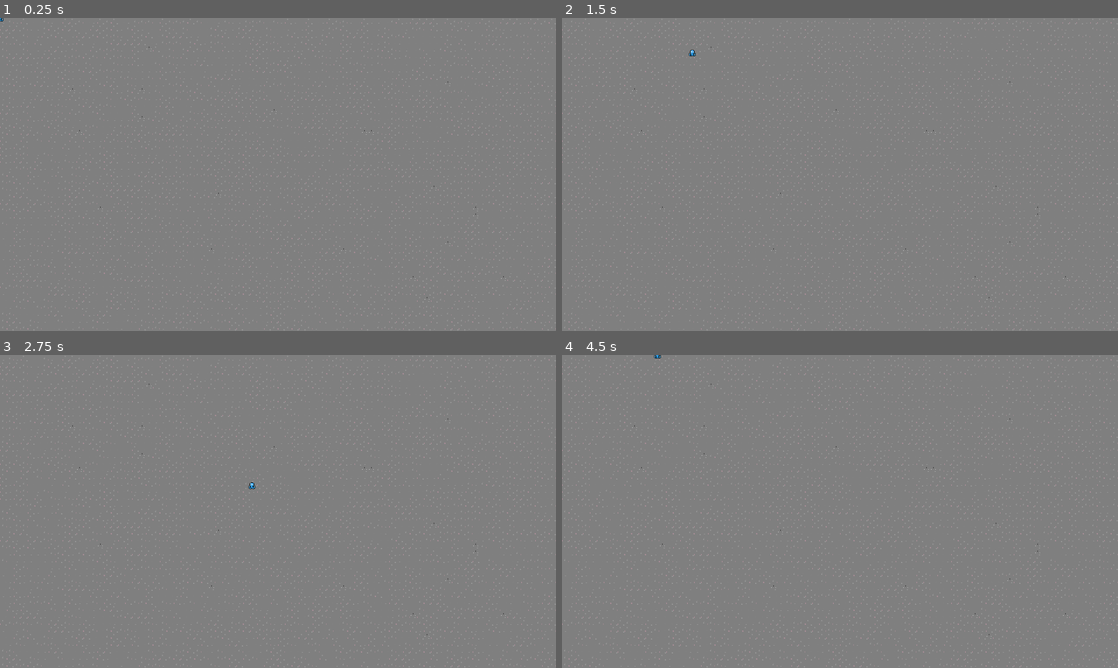
Above: before the commit, frames 1-4 (two rows, left to right).
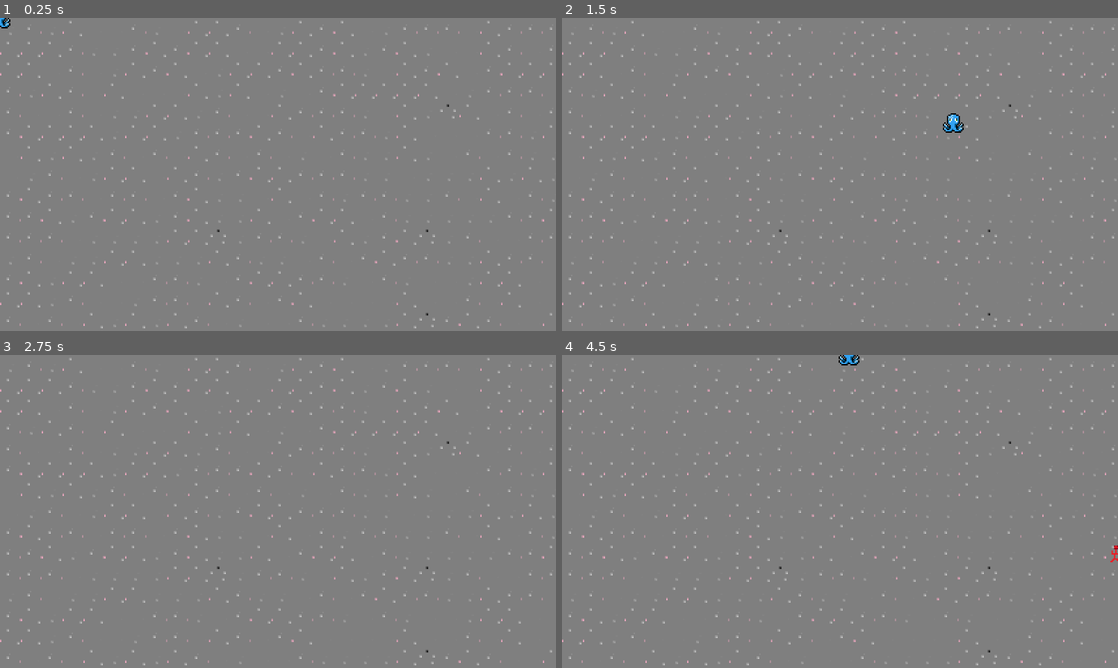
Above: after the commit, the same moments.

Repository: LD-Summoning/Game
Game: Godot game, scene res://scenes/main_scene.tscn
The game is run twice, just before and just after one commit, with the same random seed, the same clock (stepped at 60 frames per second) and the same inputs.
Inputs:
- Up to frame 1 (0.25 s): no input
- Up to frame 2 (1.5 s): tap Enter at 0.5 s; hold Right (right) 0.53-1.28 s; hold S (down) from 1.28 s (still down)
- Up to frame 3 (2.75 s): release S (down) at 2.03 s; hold Right (right) from 2.03 s (still down)
- Up to frame 4 (4.5 s): release Right (right) at 2.78 s; hold W (up) 2.78-3.53 s; hold Left (left) from 3.53 s (still down)

The runs differ from the first frame. In frame 1, 2.6% of the frame differs, in the area x 0-100%, y 0-100%; in frame 2, 2.7%; in frame 3, 2.5%; in frame 4, 2.7%.

Commit message:
viewport, casting

Diff:
--- a/enemy/fire_imp/fire_imp.gd
+++ b/enemy/fire_imp/fire_imp.gd
@@ -2,14 +2,25 @@
 
 
 @export var speed = 100
-var player_position
-var direction
 @onready var player = get_parent().get_node("Player")
+@onready var cast_timer = get_node("CastTimer")
+
+var can_cast = true
 
 # Called when the node enters the scene tree for the first time.
 func _physics_process(delta):
-	player_position = player.position
-	direction = (player_position - position).normalized()
+	var player_position = player.position
+	var direction_to_player = (player_position - position).normalized()
+	direction_to_player *= 100
+	var target_position = player_position - direction_to_player
+	var direction = (target_position - position).normalized()
+	if position.distance_squared_to(target_position) > 9:
+		move_and_collide(direction * speed * delta)
+	elif can_cast:
+		cast_timer.start()
+		# todo: cast
+		can_cast = false
 
-	if position.distance_squared_to(player_position) > 9:
-		move_and_collide(direction * speed)
+
+func _on_cast_timer_timeout():
+	can_cast = true
--- a/project.godot
+++ b/project.godot
@@ -19,6 +19,8 @@
 
 window/size/viewport_width=1280
 window/size/viewport_height=720
+window/size/resizable=false
+window/stretch/scale=3.0
 
 [input]
 
@@ -52,3 +54,5 @@
 textures/canvas_textures/default_texture_filter=0
 renderer/rendering_method="gl_compatibility"
 renderer/rendering_method.mobile="gl_compatibility"
+2d/snap/snap_2d_transforms_to_pixel=true
+2d/snap/snap_2d_vertices_to_pixel=true
--- a/scenes/fire_imp.tscn
+++ b/scenes/fire_imp.tscn
@@ -15,3 +15,7 @@
 [node name="CollisionShape2D" type="CollisionShape2D" parent="."]
 position = Vector2(1.5, 0)
 shape = SubResource("RectangleShape2D_aif1t")
+
+[node name="CastTimer" type="Timer" parent="."]
+
+[connection signal="timeout" from="CastTimer" to="." method="_on_cast_timer_timeout"]
--- a/scenes/main_scene.tscn
+++ b/scenes/main_scene.tscn
@@ -1,10 +1,14 @@
-[gd_scene load_steps=3 format=3 uid="uid://bnd05lhjqhlc2"]
+[gd_scene load_steps=4 format=3 uid="uid://bnd05lhjqhlc2"]
 
 [ext_resource type="PackedScene" uid="uid://bjo585dmglbid" path="res://scenes/level.tscn" id="1_m0ma4"]
 [ext_resource type="PackedScene" uid="uid://bqnmlnjkhs2tk" path="res://scenes/player.tscn" id="2_vo3os"]
+[ext_resource type="PackedScene" uid="uid://b0gwjrkr0mtl4" path="res://scenes/fire_imp.tscn" id="3_3blq3"]
 
 [node name="Main Scene" type="Node"]
 
 [node name="Level" parent="." instance=ExtResource("1_m0ma4")]
 
 [node name="Player" parent="." instance=ExtResource("2_vo3os")]
+
+[node name="FireImp" parent="." instance=ExtResource("3_3blq3")]
+position = Vector2(400, 400)
